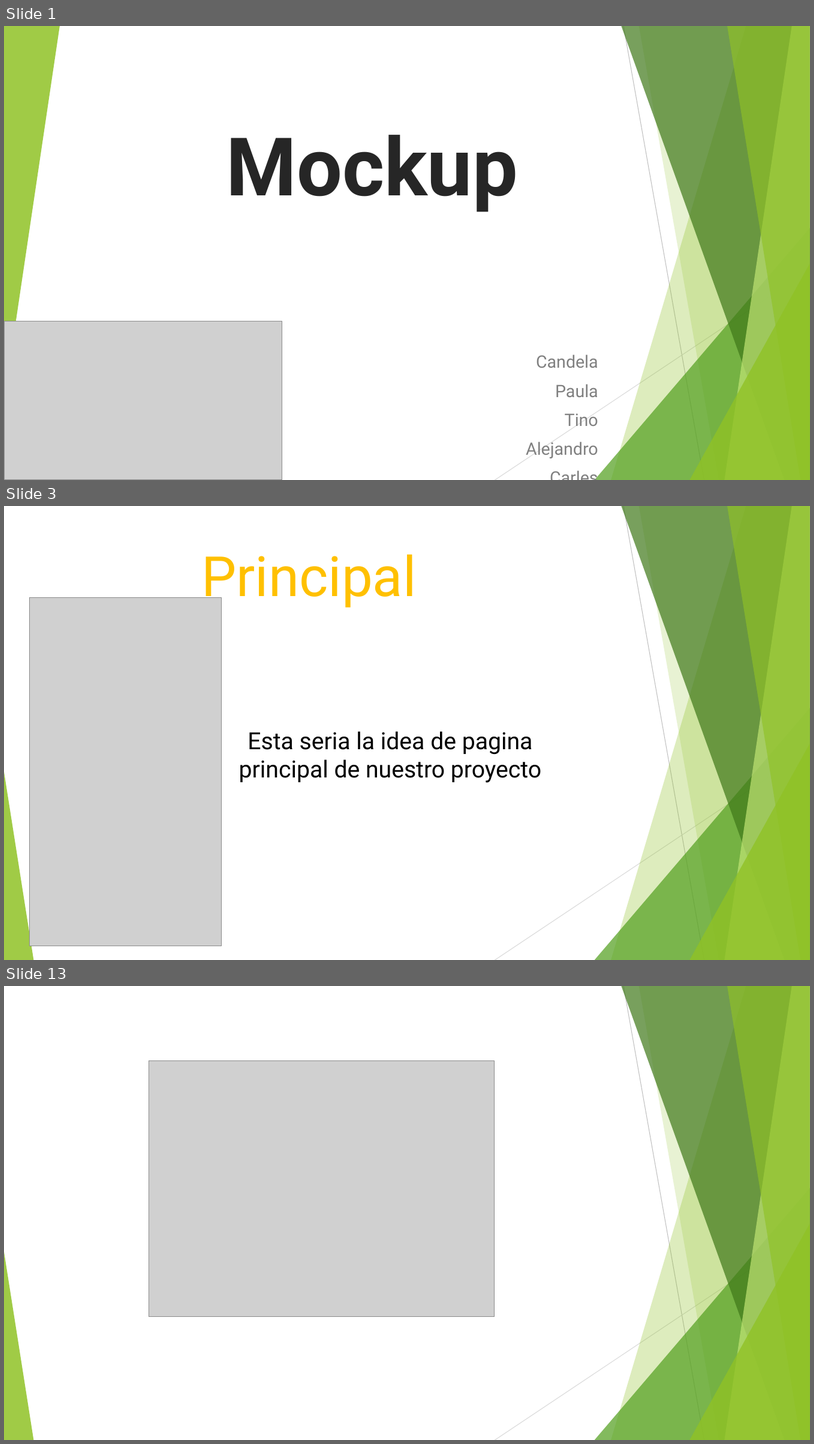
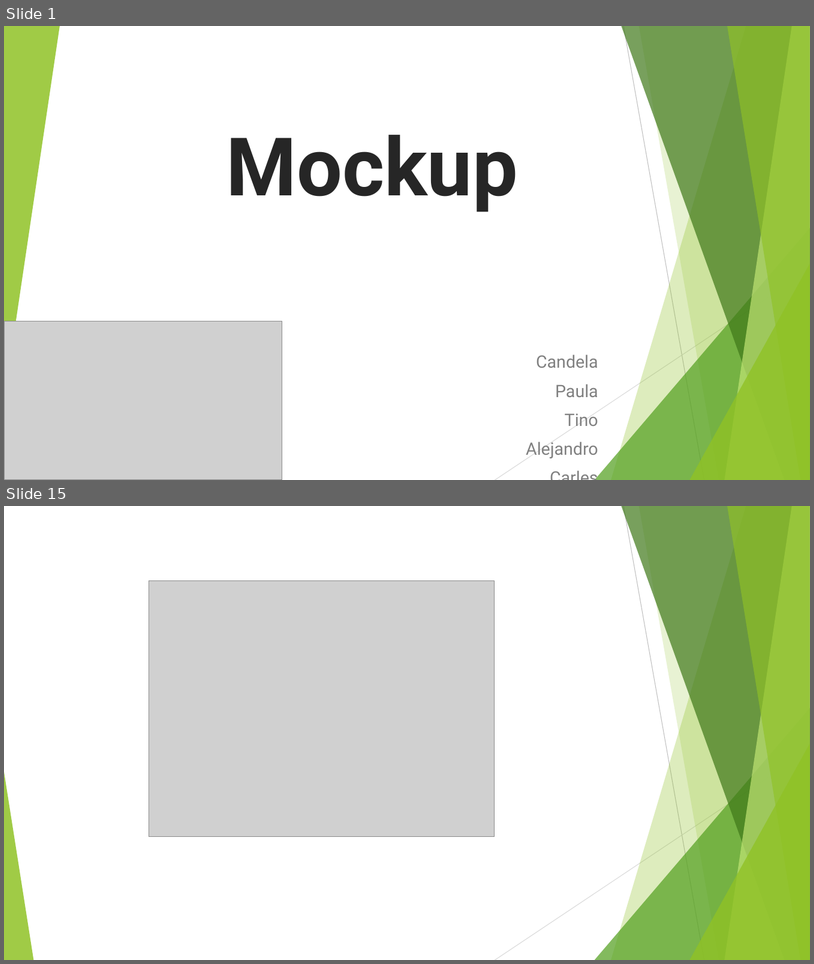
Before and after one commit to Tiinocm/ProyectoIntegrado, a slide deck: carles/poryecto integrado.pptx. Shown one above the other, each under a label of ours: slides 1, 3 and 13 before the commit, slides 1 and 15 after it; the slides between them are not shown. The pictures are 814x1444 and 814x964 pixels, drawn with LibreOffice and Linux fonts; fonts in the diff are those of the drawing; grey boxes stand for pictures. Boxes give left, top, right and bottom in pixels: in the first picture for what was removed or moved away, otherwise in the second. Text is boxed around its words. In the diff, an @@ line names an element or a change of style, - is before the commit and + after.

```diff
--- a/carles/poryecto integrado.pptx
+++ b/carles/poryecto integrado.pptx
@@ slide 3 removed at [4,506,810,960], background #FFFFFF; not listed: 10 template elements that a slide beside it also shows @@
@@ title removed at [202,554,417,609] @@
-Principal
@@ picture removed at [29,597,222,945] @@
@@ text removed at [239,731,542,783] @@
-Esta seria la idea de pagina principal de nuestro proyecto
@@ what was slide 13 is now slide 15 @@
```
Also in this commit, not shown: 6 slides changed, 7 slides added, 4 other slides removed.
